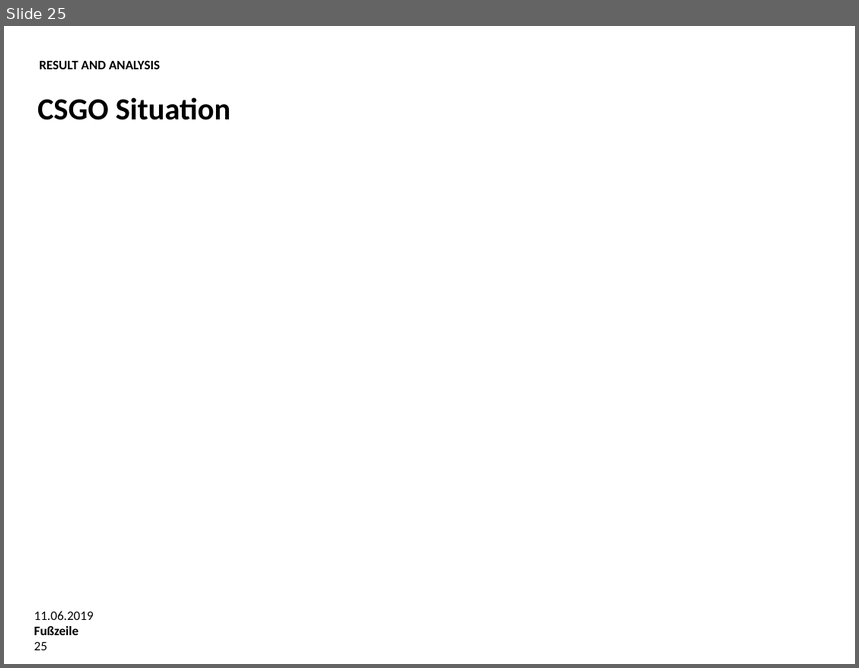
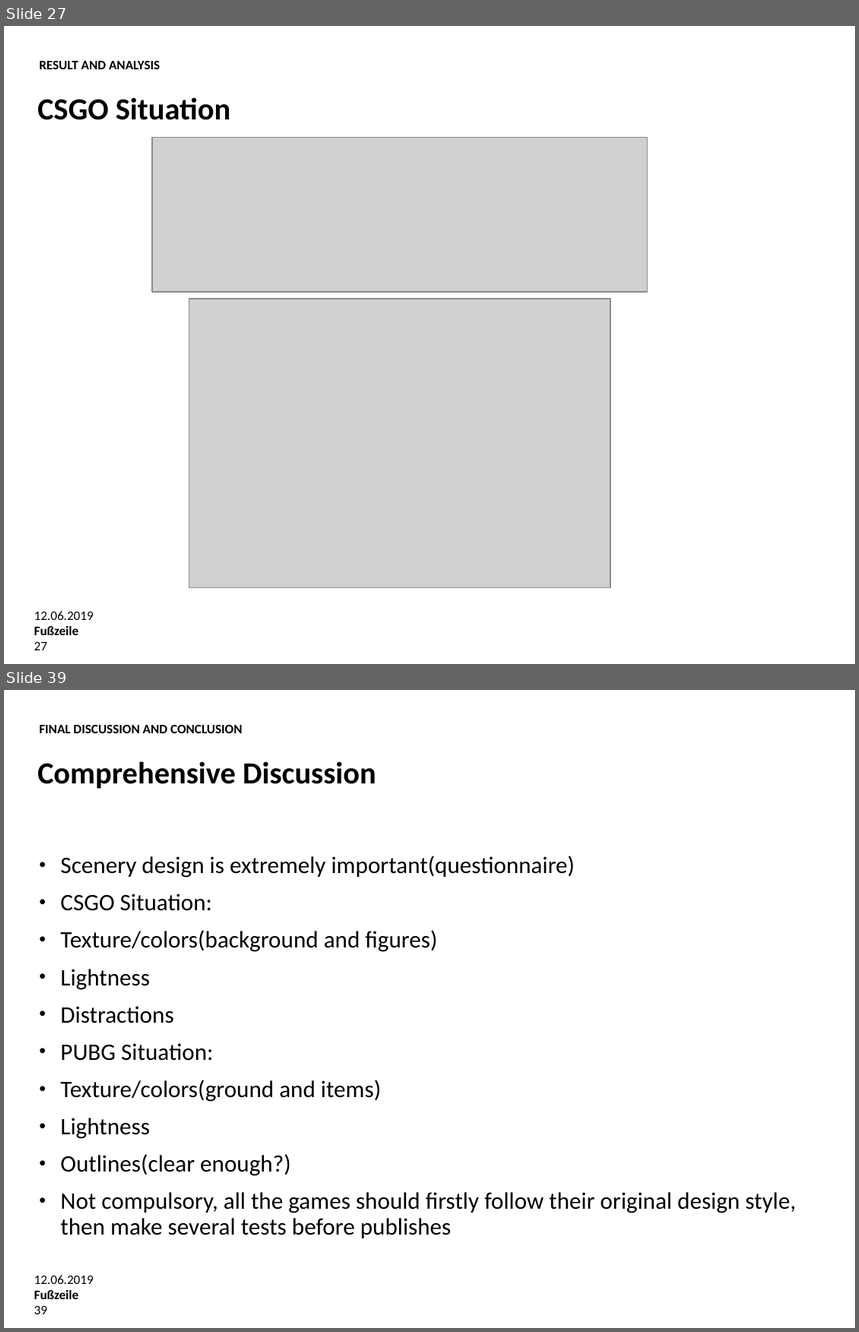
Before and after one commit to Rickylht/Bachelor-Thesis, a slide deck: Oral Examination.pptx. Shown one above the other, each under a label of ours: slide 25 before the commit, slides 27 and 39 after it; the slides between them are not shown. The pictures are 859x668 and 859x1332 pixels, drawn with LibreOffice and Linux fonts; fonts in the diff are those of the drawing; grey boxes stand for pictures; background and template pictures are left out. Boxes give left, top, right and bottom in pixels: in the first picture for what was removed or moved away, otherwise in the second. Text is boxed around its words. In the diff, an @@ line names an element or a change of style, - is before the commit and + after.

```diff
--- a/Oral Examination.pptx
+++ b/Oral Examination.pptx
@@ slide 39 added at (4,690,855,1328), background #FFFFFF @@
@@ title added at (39,724,242,733), 11 pt, text #000000, bold @@
+FINAL DISCUSSION AND CONCLUSION
@@ text added at (37,761,376,789), 26 pt, text #000000, bold @@
+Comprehensive Discussion
@@ text added at (60,856,797,1239), 20 pt, text #000000 @@
+• Scenery design is extremely important(questionnaire)
+• CSGO Situation:
+• Texture/colors(background and figures)
+• Lightness
+• Distractions
+• PUBG Situation:
+• Texture/colors(ground and items)
+• Lightness
+• Outlines(clear enough?)
+• Not compulsory, all the games should firstly follow their original design style, then make several tests before publishes
@@ text added at (34,1275,94,1284), 11 pt, text #000000 @@
+12.06.2019
@@ text added at (34,1290,79,1300), 11 pt, text #000000, bold @@
+Fußzeile
@@ page number added at (34,1306,47,1315), 11 pt, text #000000 @@
+39
@@ what was slide 25 is now slide 27 @@
@@ slide 27 changed as well @@
@@ picture added at (152,138,648,293) @@
@@ picture added at (189,300,611,588) @@
@@ text at (34,611,94,620): text changed @@
-11.06.2019
+12.06.2019
@@ page number at (34,642,47,651): text changed @@
-25
+27
```
Also in this commit, not shown: 24 other slides changed, 17 other slides added.
